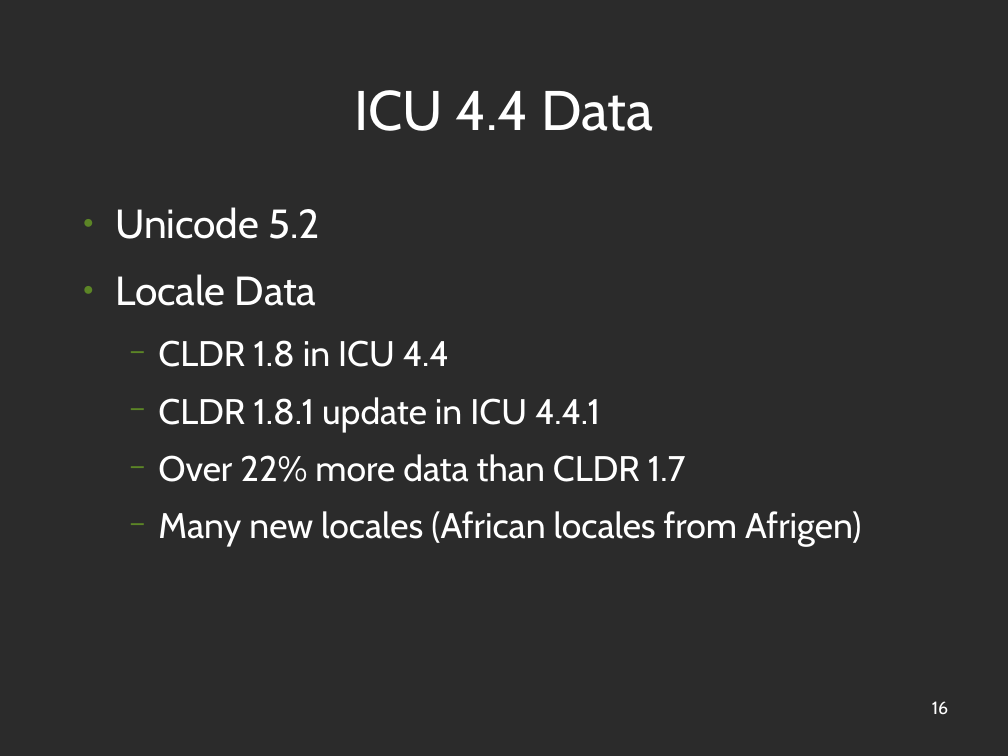
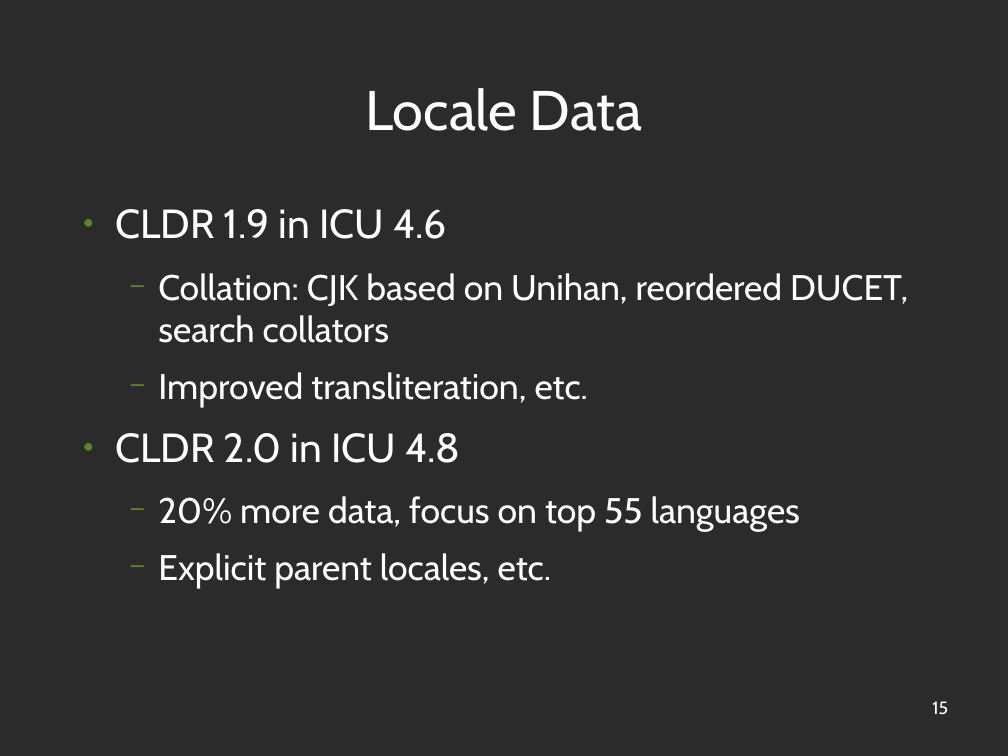
Before and after one commit to unicode-org/icu-docs, a slide deck: slide 15 of docs/pres/icu_overview.odp (slide 16 before the commit). Drawn at 1008x756 pixels with LibreOffice and Linux fonts; fonts in the diff are those of the drawing; background and template pictures are left out; a plain dark background stands for a picture behind light text. Boxes give left, top, right and bottom in pixels: in the first picture for what was removed or moved away, otherwise in the second. Text is boxed around its words. In the diff, an @@ line names an element or a change of style, - is before the commit and + after.

```diff
--- a/docs/pres/icu_overview.odp
+++ b/docs/pres/icu_overview.odp
@@ title at (x1=365, y1=88, x2=642, y2=131): text changed @@
-ICU 4.4 Data
+Locale Data
@@ text at (x1=115, y1=209, x2=908, y2=589): text changed @@
-● Unicode 5.2
-● Locale Data
-  − CLDR 1.8 in ICU 4.4
-  − CLDR 1.8.1 update in ICU 4.4.1
-  − Over 22% more data than CLDR 1.7
-  − Many new locales (African locales from Afrigen)
+● CLDR 1.9 in ICU 4.6
+  − Collation: CJK based on Unihan, reordered DUCET, search collators
+  − Improved transliteration, etc.
+● CLDR 2.0 in ICU 4.8
+  − 20% more data, focus on top 55 languages
+  − Explicit parent locales, etc.
@@ page number at (x1=932, y1=701, x2=948, y2=715): text changed @@
-16
+15
```
Also in this commit, not shown: 6 other slides changed, 12 slides added, 13 slides removed.
